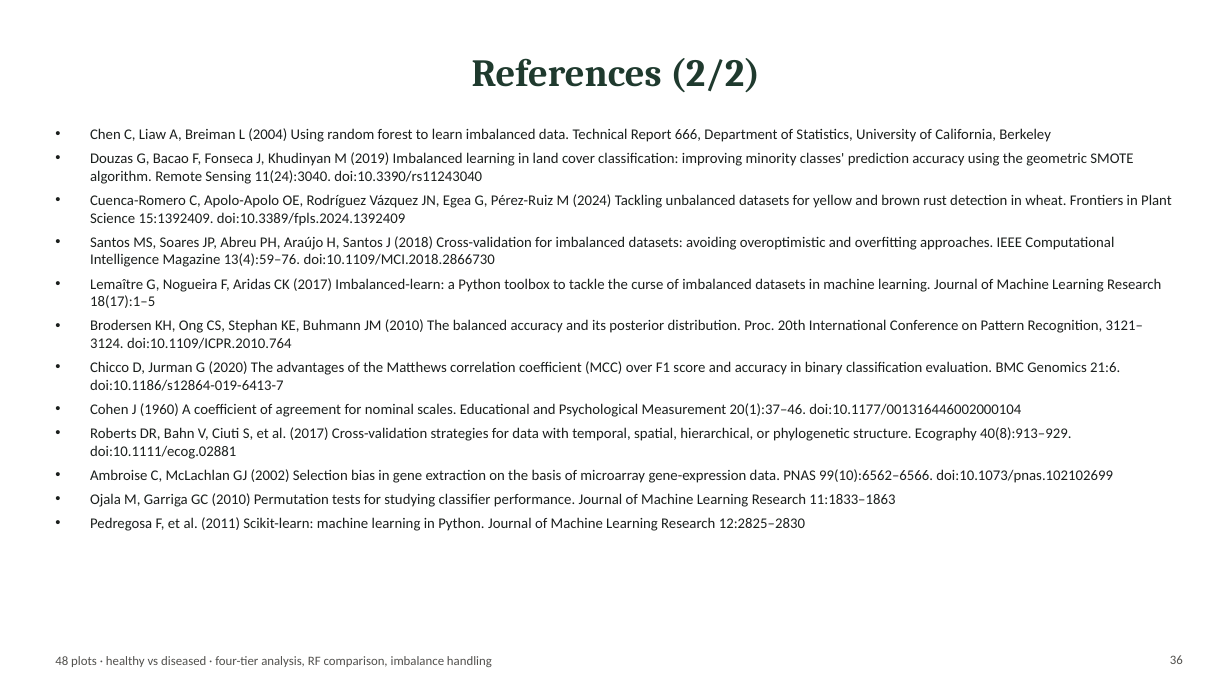
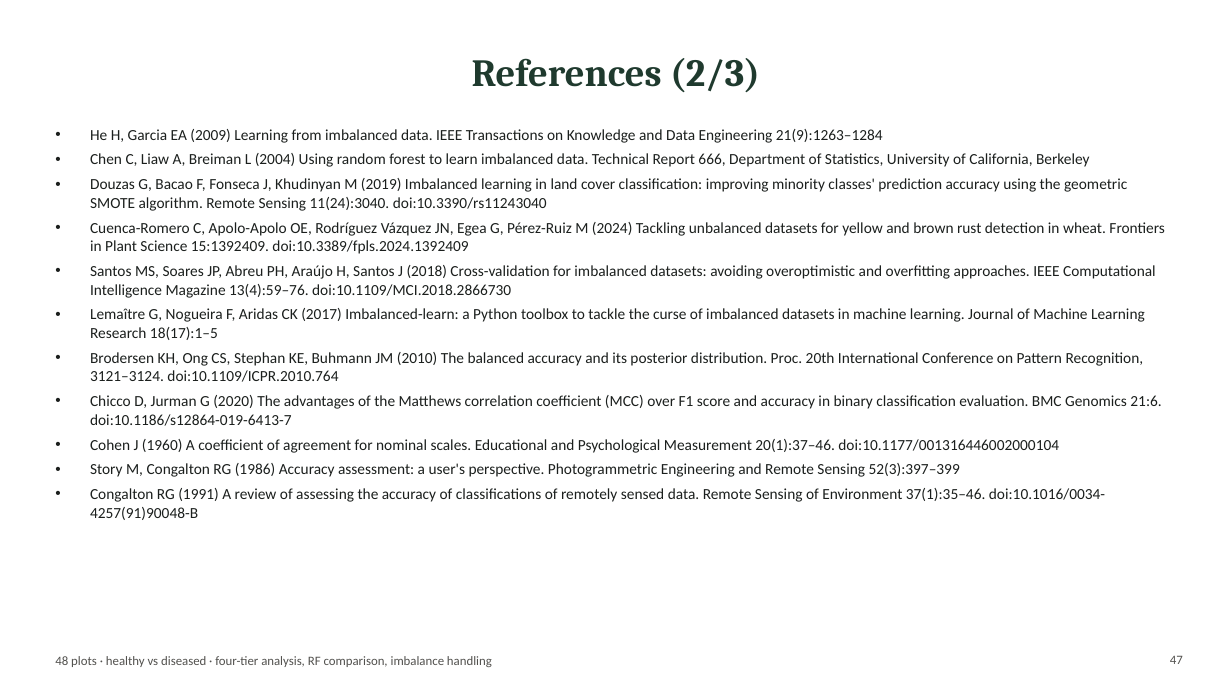
Before and after one commit to animesh809359-afk/sonu, a slide deck: slide 47 of hyperspectral_smacc/four_tier_48plots/Four_Tier_48plots.pptx (slide 36 before the commit). Drawn at 1232x693 pixels with LibreOffice and Linux fonts; fonts in the diff are those of the drawing. Boxes give left, top, right and bottom in pixels: in the first picture for what was removed or moved away, otherwise in the second. Text is boxed around its words. In the diff, an @@ line names an element or a change of style, - is before the commit and + after.

```diff
--- a/hyperspectral_smacc/four_tier_48plots/Four_Tier_48plots.pptx
+++ b/hyperspectral_smacc/four_tier_48plots/Four_Tier_48plots.pptx
@@ title at (x1=472, y1=58, x2=760, y2=92): text changed @@
-References (2/2)
+References (2/3)
@@ text at (x1=90, y1=129, x2=883, y2=143): paragraph added @@
+• He H, Garcia EA (2009) Learning from imbalanced data. IEEE Transactions on Knowledge and Data Engineering 21(9):1263–1284
@@ text at (x1=90, y1=153, x2=1165, y2=453): size 11.5 to 12 pt in "Chen C, Liaw A, Breiman L (2004) ...", "Douzas G, Bacao F, Fonseca J, Khudinyan ...", "Cuenca-Romero C, Apolo-Apolo OE, Rodríguez Vázquez JN, ...", "Santos MS, Soares JP, Abreu PH, Araújo ..." and 4 more places @@
@@ text at (x1=90, y1=463, x2=1105, y2=520): text changed; size 11.5 to 12 pt @@
-• Roberts DR, Bahn V, Ciuti S, et al. (2017) Cross-validation strategies for data with temporal, spatial, hierarchical, or phylogenetic structure. Ecography 40(8):913–929. doi:10.1111/ecog.02881
-• Ambroise C, McLachlan GJ (2002) Selection bias in gene extraction on the basis of microarray gene-expression data. PNAS 99(10):6562–6566. doi:10.1073/pnas.102102699
-• Ojala M, Garriga GC (2010) Permutation tests for studying classifier performance. Journal of Machine Learning Research 11:1833–1863
-• Pedregosa F, et al. (2011) Scikit-learn: machine learning in Python. Journal of Machine Learning Research 12:2825–2830
+• Story M, Congalton RG (1986) Accuracy assessment: a user's perspective. Photogrammetric Engineering and Remote Sensing 52(3):397–399
+• Congalton RG (1991) A review of assessing the accuracy of classifications of remotely sensed data. Remote Sensing of Environment 37(1):35–46. doi:10.1016/0034-4257(91)90048-B
@@ page number at (x1=1170, y1=655, x2=1183, y2=664): text changed @@
-36
+47
```
Also in this commit, not shown: 15 other slides changed, 12 slides added, 16 other files.
